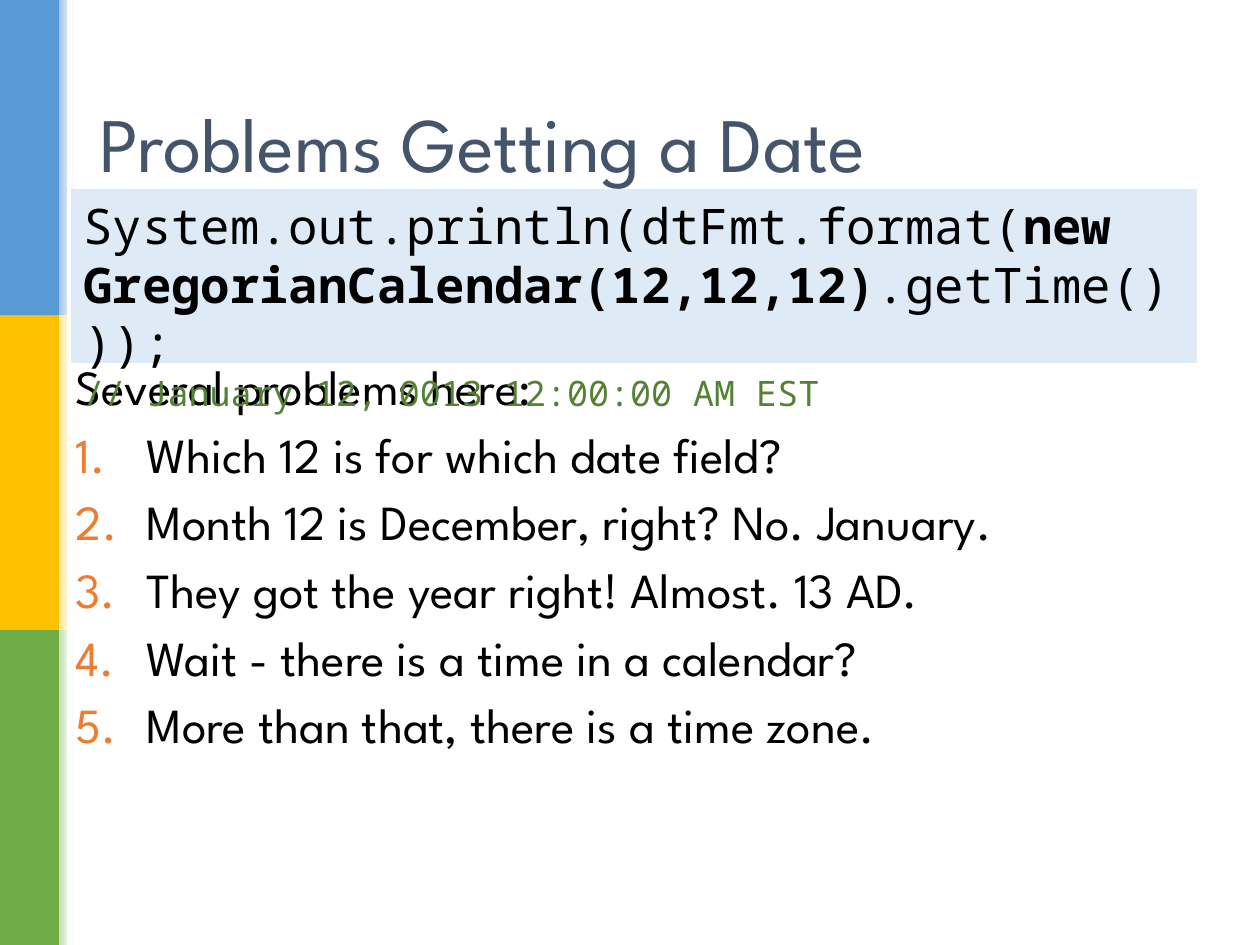
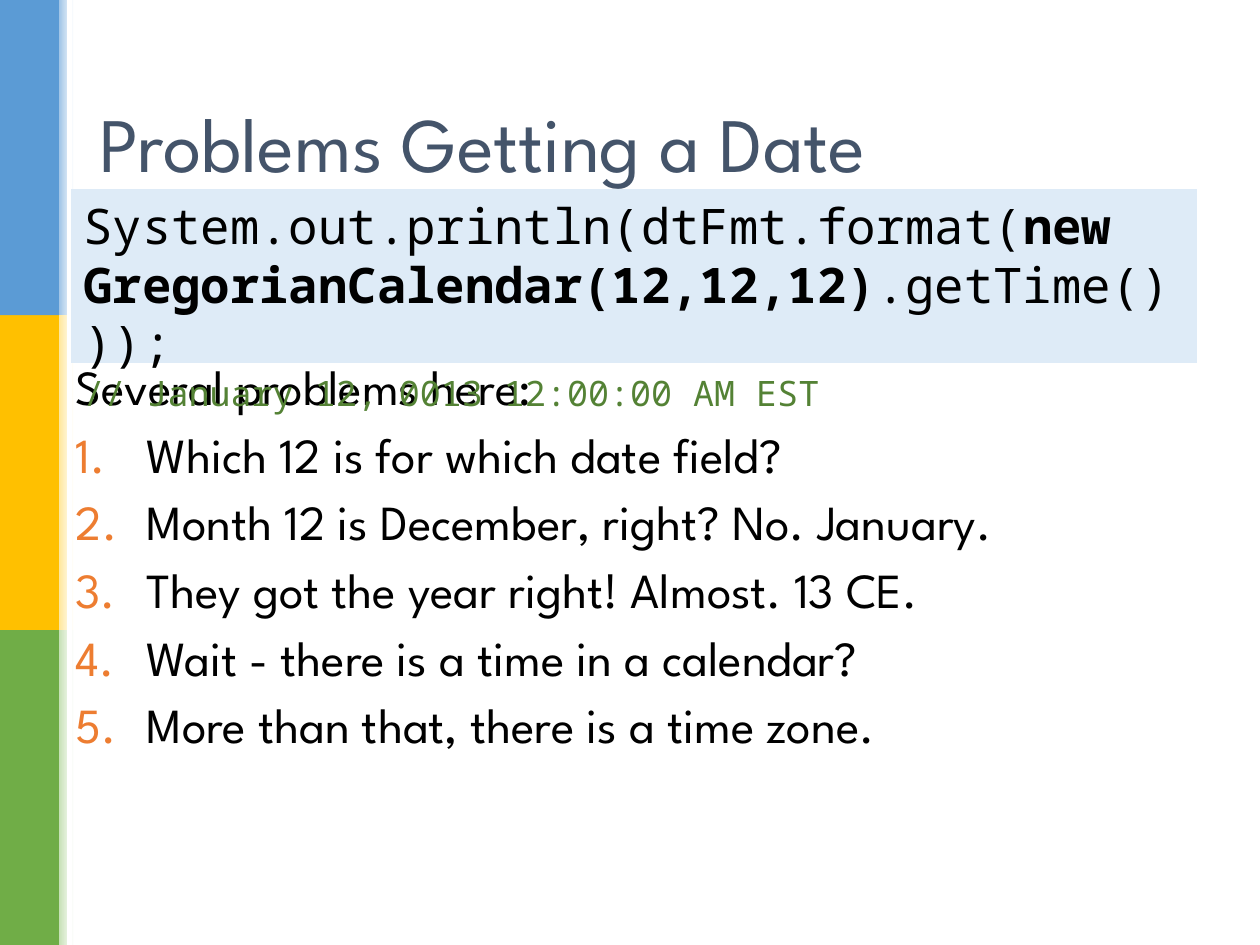
Before and after one commit to sualeh/make-a-date, a slide deck: slide 7 of Java 8 Date and Time API.pptx (slide 9 before the commit). Drawn at 1260x945 pixels with LibreOffice and Linux fonts; fonts in the diff are those of the drawing; background and template pictures are left out. Boxes give left, top, right and bottom in pixels: in the first picture for what was removed or moved away, otherwise in the second. Text is boxed around its words. In the diff, an @@ line names an element or a change of style, - is before the commit and + after.

```diff
--- a/Java 8 Date and Time API.pptx
+++ b/Java 8 Date and Time API.pptx
@@ text at box(146, 574, 918, 619): text changed @@
-3. They got the year right! Almost. 13 AD.
+3. They got the year right! Almost. 13 CE.
```
Also in this commit, not shown: 8 other slides changed.
